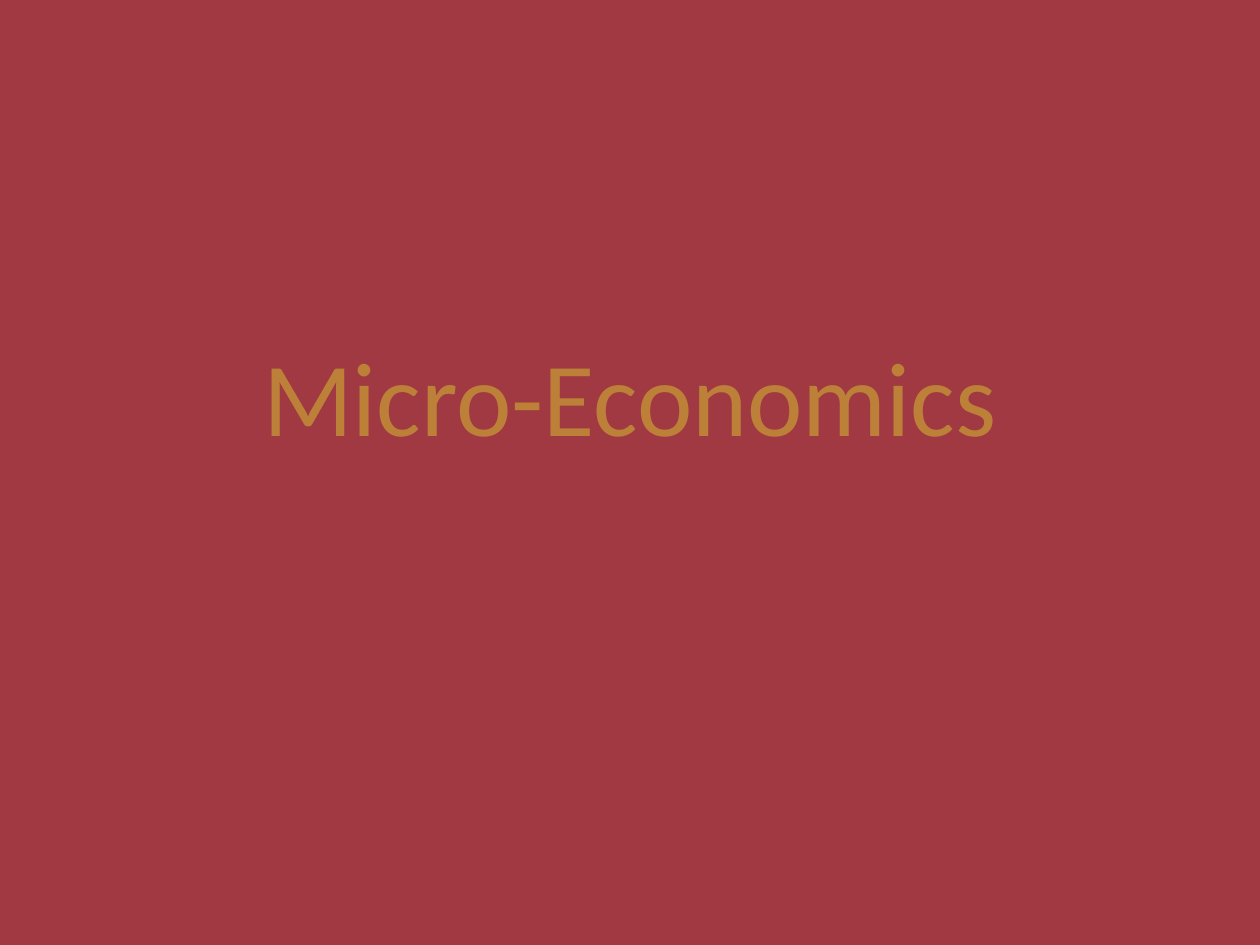
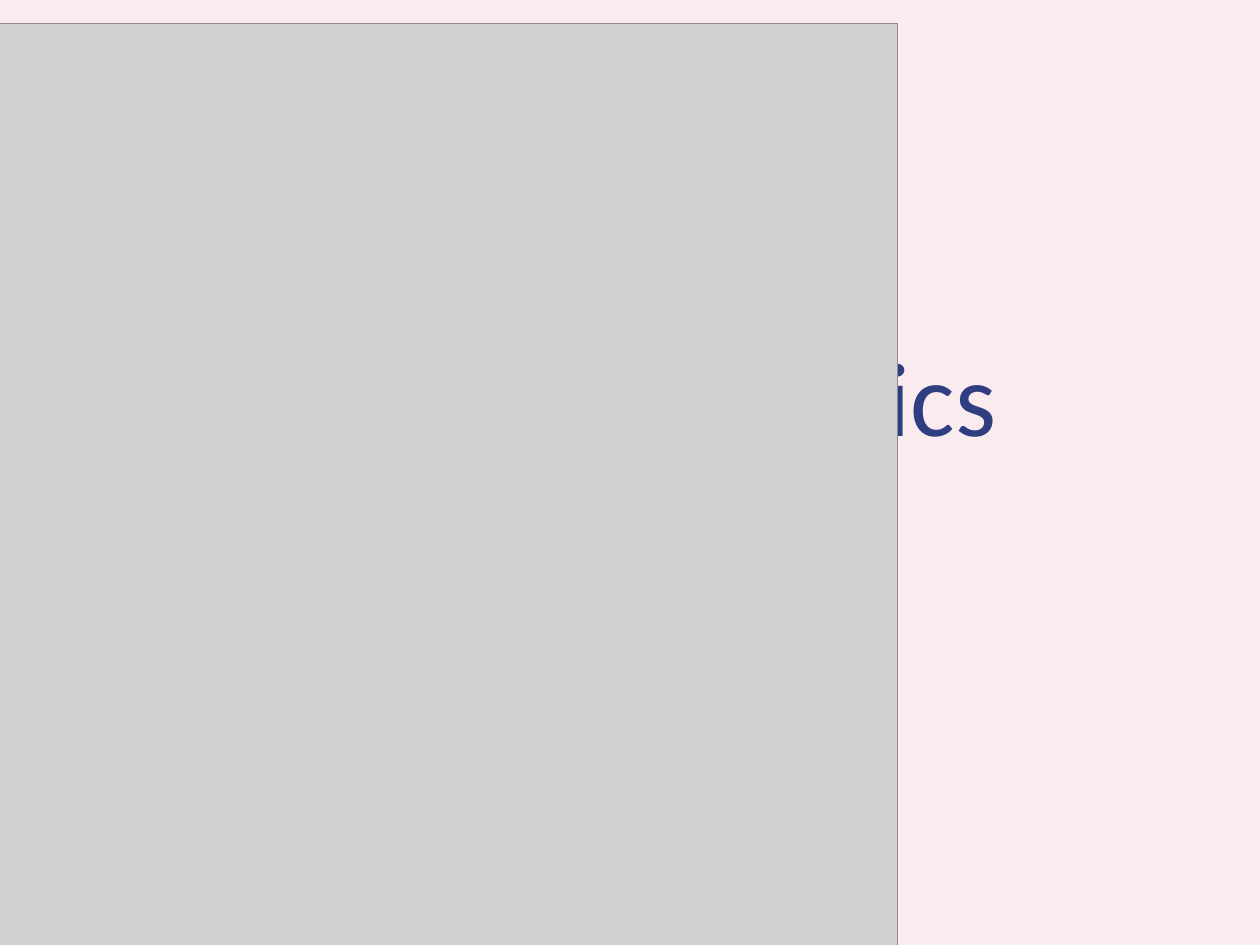
Before and after one commit to zhixiangteoh/tP, a slide deck: slide 1 of pptx/Micro-Economics.pptx. Drawn at 1260x945 pixels with LibreOffice and Linux fonts; fonts in the diff are those of the drawing; grey boxes stand for pictures. Boxes give left, top, right and bottom in pixels: in the first picture for what was removed or moved away, otherwise in the second. Text is boxed around its words. In the diff, an @@ line names an element or a change of style, - is before the commit and + after.

```diff
--- a/pptx/Micro-Economics.pptx
+++ b/pptx/Micro-Economics.pptx
@@ background #A13942 to #FAEBEF @@
@@ picture added at (0,24,897,945) @@
@@ title "Micro-Economics" at (263,349,996,461): text colour #BD8038 to #2E3E80 @@
```
Also in this commit, not shown: 10 other slides changed, 1 slide added, 5 other files.
